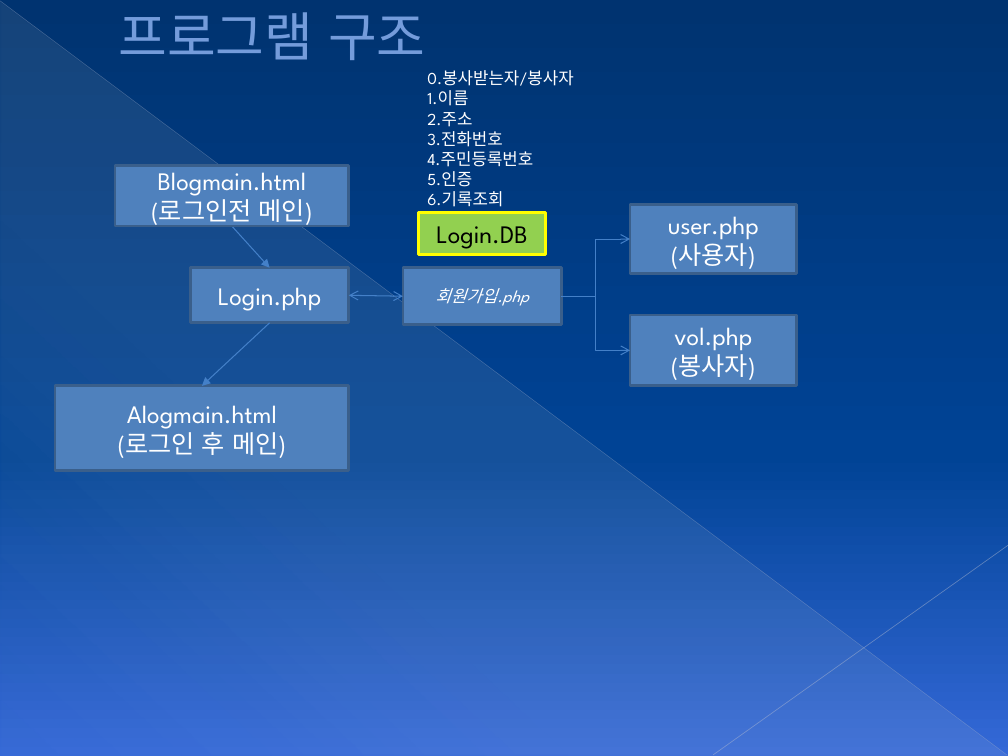
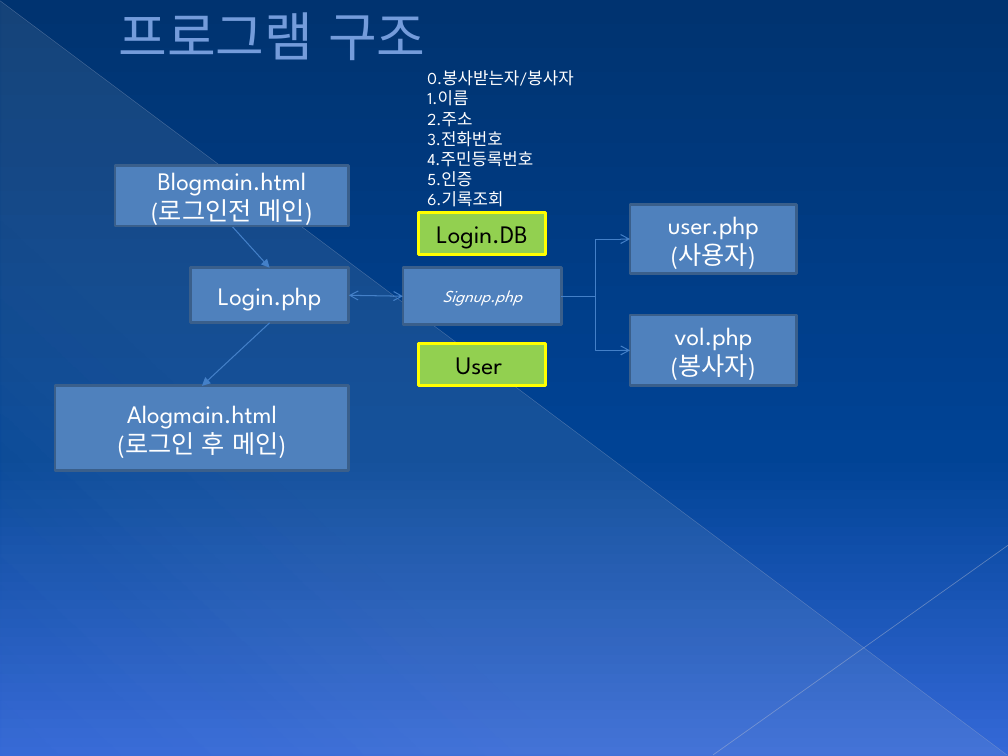
Before and after one commit to HighWoo/HelpingProject-php-mysql, a slide deck: slide 1 of 헬핑프로그램구조.pptx. Drawn at 1008x756 pixels with LibreOffice and Linux fonts; fonts in the diff are those of the drawing. Boxes give left, top, right and bottom in pixels: in the first picture for what was removed or moved away, otherwise in the second. Text is boxed around its words. In the diff, an @@ line names an element or a change of style, - is before the commit and + after.

```diff
--- a/헬핑프로그램구조.pptx
+++ b/헬핑프로그램구조.pptx
@@ text in rectangle at box(443, 290, 522, 306): text changed @@
-회원가입.php
+Signup.php
@@ rectangle added at box(418, 344, 545, 386), fill #92D050, outline #FFFF00 2 pt, 18 pt, text #000000 @@
+User
```
